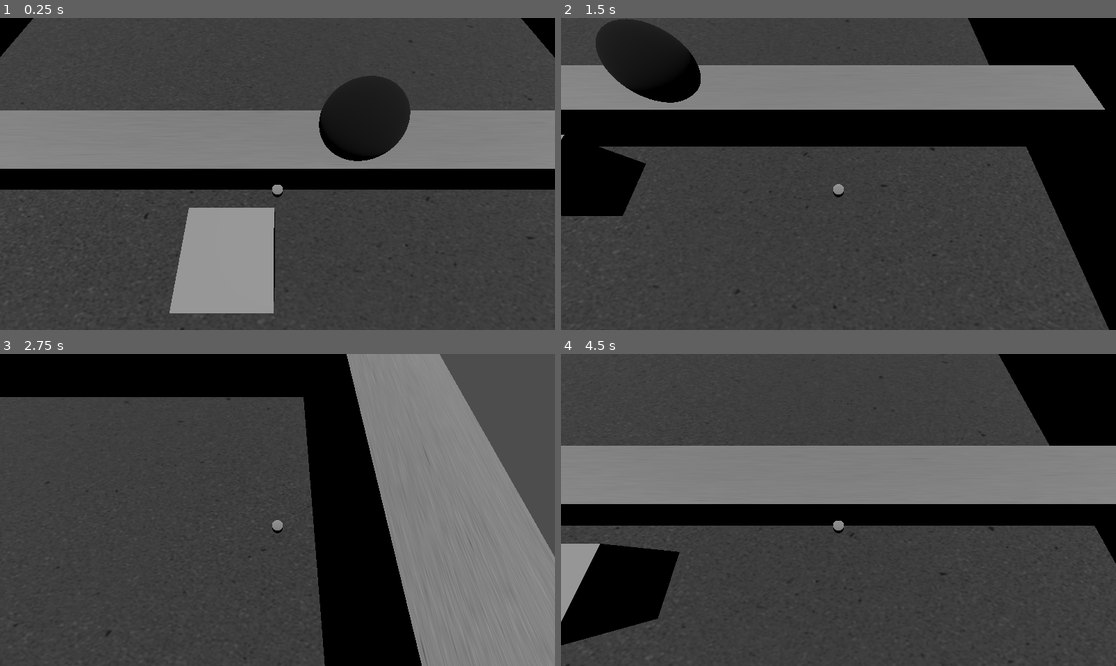
Above: before the commit, frames 1-4 (two rows, left to right).
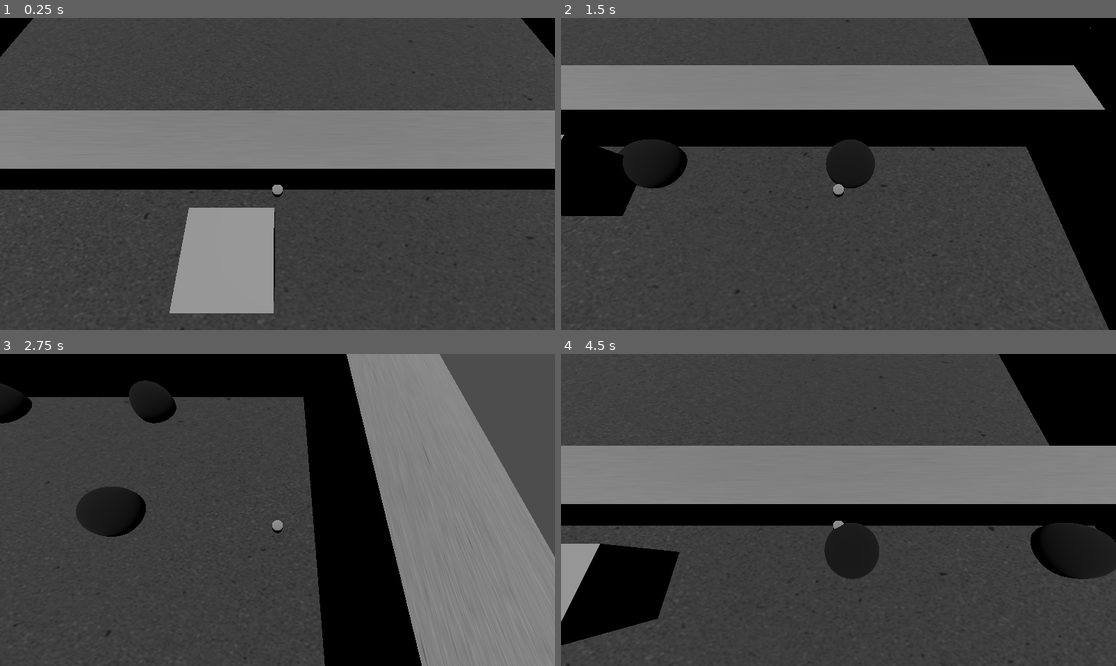
Above: after the commit, the same moments.

Repository: DresseurPanda/tp-iut-R506-bomberman
Game: Godot game, scene res://main.tscn
Same seed, same stepped clock (60 frames per second), same inputs: the game is played once before the commit and once after it.
Inputs:
- Up to frame 1 (0.25 s): no input
- Up to frame 2 (1.5 s): tap Enter (ui_accept) at 0.5, 0.77 s; hold Right (ui_right) 0.53-1.28 s; tap Space (poser_bombe, bound only after the commit) at 0.6, 1.35 s; hold Down (ui_down) from 1.28 s (still down)
- Up to frame 3 (2.75 s): tap Enter (ui_accept) at 1.52 s; release Down (ui_down) at 2.03 s; hold Right (ui_right) from 2.03 s (still down); tap Space (poser_bombe, bound only after the commit) at 2.1 s
- Up to frame 4 (4.5 s): release Right (ui_right) at 2.78 s; hold Up (ui_up) 2.78-3.53 s; tap Space (poser_bombe, bound only after the commit) at 2.85, 3.6, 4.35 s; tap Enter (ui_accept) at 3.02, 3.77 s; hold Left (ui_left) from 3.53 s (still down)

The runs differ from the first frame. In frame 1, 3.5% of the frame differs, in the area x 57-74%, y 18-46%; in frame 2, 6.1%, in the area x 6-96%, y 0-55%; in frame 3, 2.8%; in frame 4, 3.6%.

Commit message:
feat(joueur): pose de bombe via l'action poser_bombe
Le joueur peut desormais poser une bombe (instanciation de bombe.tscn)
a sa position, alignee sur la grille, avec la touche Espace.

Diff:
--- a/Personnage/personnage.gd
+++ b/Personnage/personnage.gd
@@ -1,12 +1,11 @@
 extends CharacterBody3D
-
 
 const SPEED = 5.0
 const JUMP_VELOCITY = 4.5
 
+const BOMB_SCENE := preload("res://Bombe/bombe.tscn")
+
 @onready var health = 3
-
-
 
 func _physics_process(delta: float) -> void:
 	# Add the gravity.
@@ -25,9 +24,17 @@
 
 	move_and_slide()
 
+	if Input.is_action_just_pressed("poser_bombe"):
+		poser_bombe()
+
+func poser_bombe() -> void:
+	var bomb = BOMB_SCENE.instantiate()
+	get_tree().current_scene.add_child(bomb)
+	bomb.global_position = global_position.round()
+
 func take_damage() -> void:
-	health-=1
-	if health ==0:
+	health -= 1
+	if health == 0:
 		mort()
 
 func mort() -> void:
--- a/main.tscn
+++ b/main.tscn
@@ -4,7 +4,6 @@
 [ext_resource type="PackedScene" uid="uid://ciesvyoke4dvj" path="res://Map/base_map.tscn" id="2_h2yge"]
 [ext_resource type="PackedScene" uid="uid://d2dppyjnxhgyy" path="res://Map/Wall.tscn" id="3_1bvp3"]
 [ext_resource type="PackedScene" uid="uid://bnhvrctt0q4vw" path="res://Ennemis/ennemi.tscn" id="4_1bvp3"]
-[ext_resource type="PackedScene" uid="uid://bgk5gkvrq7eeg" path="res://Bombe/bombe.tscn" id="5_1bvp3"]
 
 [sub_resource type="PhysicsMaterial" id="PhysicsMaterial_ig7tw"]
 
@@ -32,16 +31,6 @@
 [node name="Arena" type="Node3D" parent="." unique_id=850583243]
 transform = Transform3D(1, 0, 0, 0, 1, 0, 0, 0, 1, 0, -0.65, 0)
 
-[node name="Mur du bas" parent="." unique_id=1760271203 instance=ExtResource("3_1bvp3")]
-transform = Transform3D(1, 0, 0, 0, 1, 0, 0, 0, 1, 0.004, 1, 8.5)
-
-[node name="Mur du haut" parent="." unique_id=1051022988 instance=ExtResource("3_1bvp3")]
-transform = Transform3D(1, 0, 0, 0, 1, 0, 0, 0, 1, 0.004, 1, -8.5)
-
-[node name="Mur de droite" parent="." unique_id=1450692660 instance=ExtResource("3_1bvp3")]
-transform = Transform3D(-4.371139e-08, 0, 1, 0, 1, 0, -1, 0, -4.371139e-08, 8.5, 1, 0)
-
-[node name="Mur de gauche" parent="." unique_id=1026807936 instance=ExtResource("3_1bvp3")]
 [node name="Floor" parent="Arena" unique_id=2122610518 instance=ExtResource("2_h2yge")]
 
 [node name="StaticBody3D2" parent="Arena" unique_id=1760271203 instance=ExtResource("3_1bvp3")]
@@ -56,8 +45,16 @@
 [node name="StaticBody3D5" parent="Arena" unique_id=1026807936 instance=ExtResource("3_1bvp3")]
 transform = Transform3D(-4.371139e-08, 0, 1, 0, 1, 0, -1, 0, -4.371139e-08, -8.5, 1, 0)
 
+[node name="Mur du bas" parent="." unique_id=2111825050 instance=ExtResource("3_1bvp3")]
+transform = Transform3D(1, 0, 0, 0, 1, 0, 0, 0, 1, 0.004, 1, 8.5)
+
+[node name="Mur du haut" parent="." unique_id=1776538263 instance=ExtResource("3_1bvp3")]
+transform = Transform3D(1, 0, 0, 0, 1, 0, 0, 0, 1, 0.004, 1, -8.5)
+
+[node name="Mur de droite" parent="." unique_id=327166706 instance=ExtResource("3_1bvp3")]
+transform = Transform3D(-4.371139e-08, 0, 1, 0, 1, 0, -1, 0, -4.371139e-08, 8.5, 1, 0)
+
+[node name="Mur de gauche" parent="." unique_id=1470425854 instance=ExtResource("3_1bvp3")]
+
 [node name="Ennemi" parent="." unique_id=1728542207 instance=ExtResource("4_1bvp3")]
 transform = Transform3D(1, 0, 0, 0, 1, 0, 0, 0, 1, 0, 0, 5)
-
-[node name="Bomb" parent="." unique_id=646015934 instance=ExtResource("5_1bvp3")]
-transform = Transform3D(1, 0, 0, 0, 1, 0, 0, 0, 1, 1.053961, 1.356245, 0)
--- a/project.godot
+++ b/project.godot
@@ -49,6 +49,11 @@
 , Object(InputEventJoypadMotion,"resource_local_to_scene":false,"resource_name":"","device":-1,"axis":1,"axis_value":1.0,"script":null)
 ]
 }
+poser_bombe={
+"deadzone": 0.2,
+"events": [Object(InputEventKey,"resource_local_to_scene":false,"resource_name":"","device":-1,"window_id":0,"alt_pressed":false,"shift_pressed":false,"ctrl_pressed":false,"meta_pressed":false,"pressed":false,"keycode":0,"physical_keycode":32,"key_label":0,"unicode":32,"location":0,"echo":false,"script":null)
+]
+}
 
 [physics]
 
